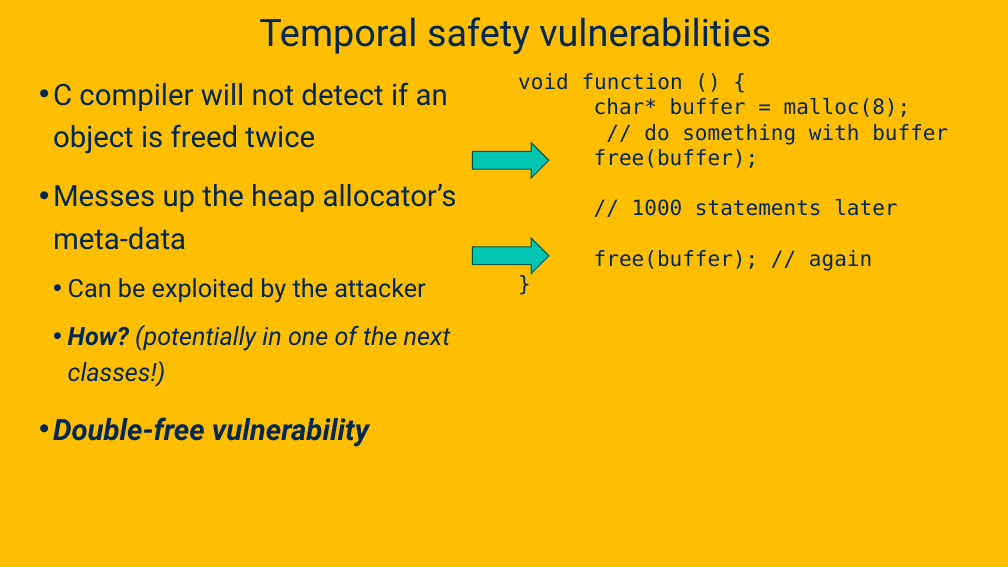
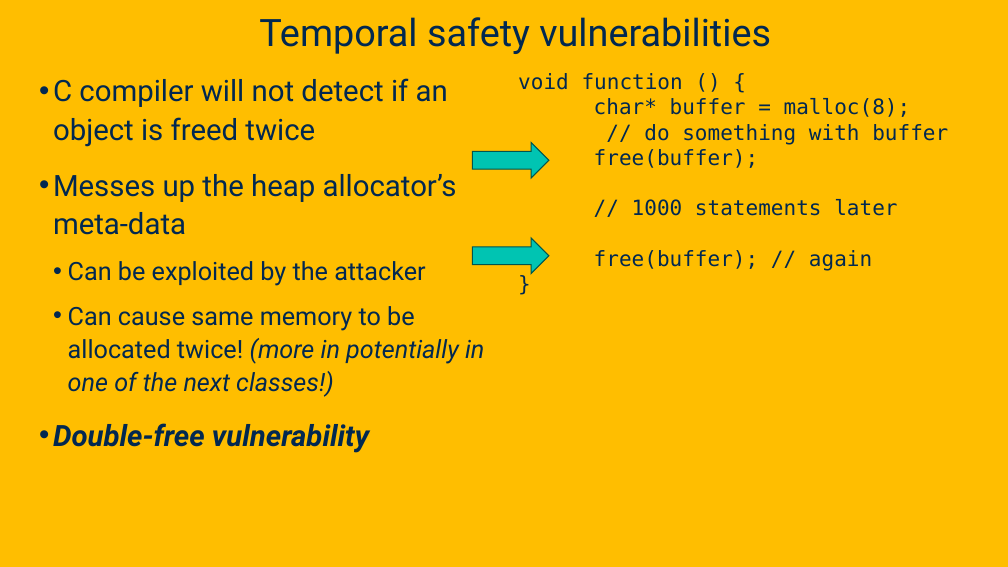
Before and after one commit to davsec-teaching/ecs160-f25, a slide deck: slide 82 of slides/9_software_security.pptx (slide 66 before the commit). Drawn at 1008x567 pixels with LibreOffice and Linux fonts; fonts in the diff are those of the drawing; background and template pictures are left out. Boxes give left, top, right and bottom in pixels: in the first picture for what was removed or moved away, otherwise in the second. Text is boxed around its words. In the diff, an @@ line names an element or a change of style, - is before the commit and + after.

```diff
--- a/slides/9_software_security.pptx
+++ b/slides/9_software_security.pptx
@@ text at (x1=53, y1=78, x2=457, y2=453): line spacing 1.2 to 1.1 @@
@@ text at (x1=68, y1=306, x2=484, y2=397): text changed @@
-  • How? (potentially in one of the next classes!)
+  • Can cause same memory to be allocated twice! (more in potentially in one of the next classes!)
```
Also in this commit, not shown: 5 other slides changed, 24 slides added, 3 slides removed.
